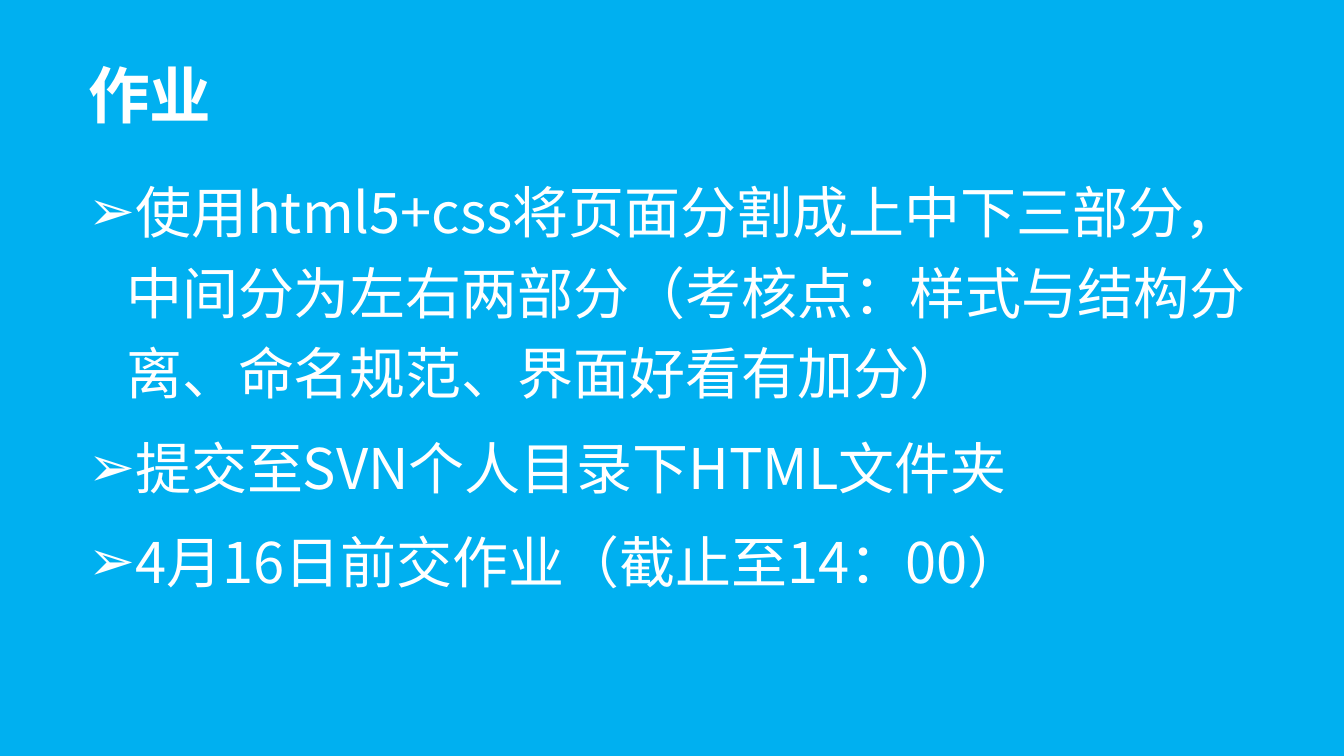
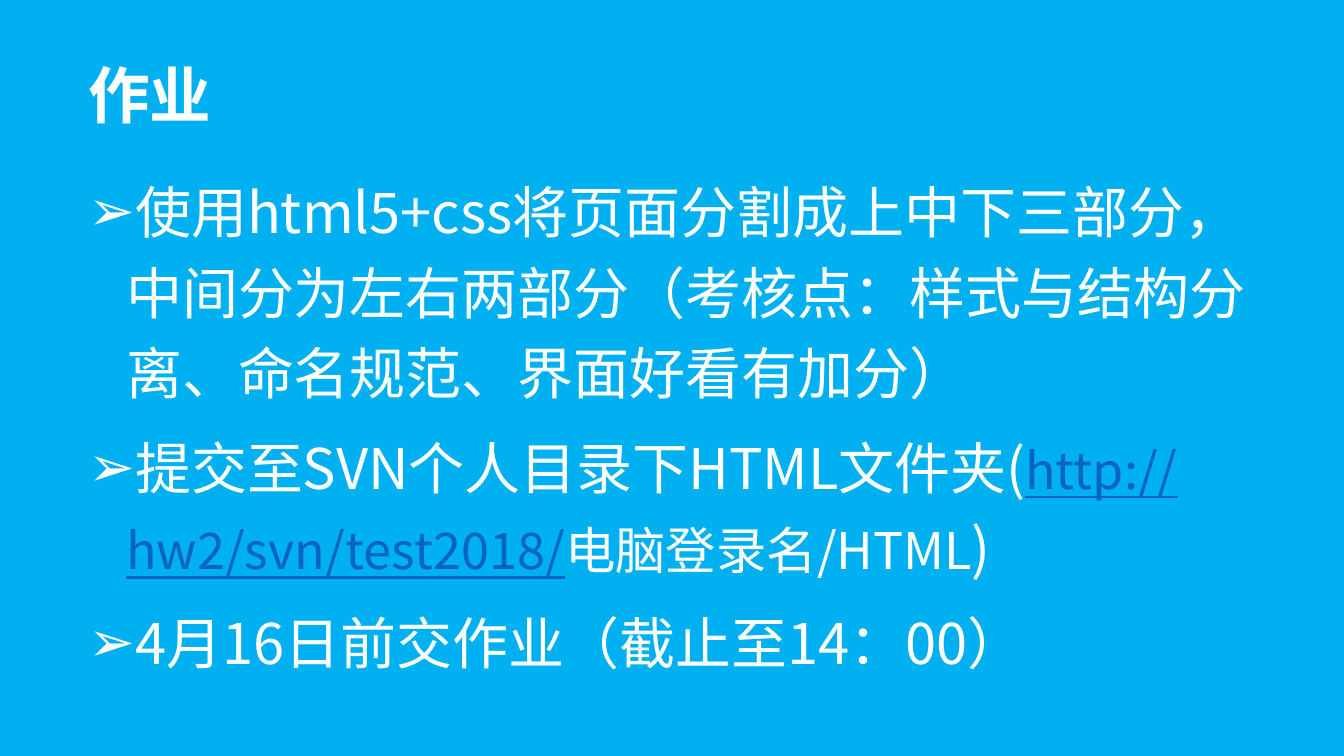
Before and after one commit to wugenshui/ppt, a slide deck: slide 19 of HTML_CSS/Html&CSS.pptx. Drawn at 1344x756 pixels with LibreOffice and Linux fonts; fonts in the diff are those of the drawing. Boxes give left, top, right and bottom in pixels: in the first picture for what was removed or moved away, otherwise in the second. Text is boxed around its words. In the diff, an @@ line names an element or a change of style, - is before the commit and + after.

Commit message:
jquery ppt

```diff
--- a/HTML_CSS/Html&CSS.pptx
+++ b/HTML_CSS/Html&CSS.pptx
@@ subtitle at [126,441,1177,579]: text changed; size 40 to 36 pt @@
-➢ 提交至SVN个人目录下HTML文件夹
+➢ 提交至SVN个人目录下HTML文件夹(http://hw2/svn/test2018/电脑登录名/HTML)
```
Also in this commit, not shown: 8 other files.
